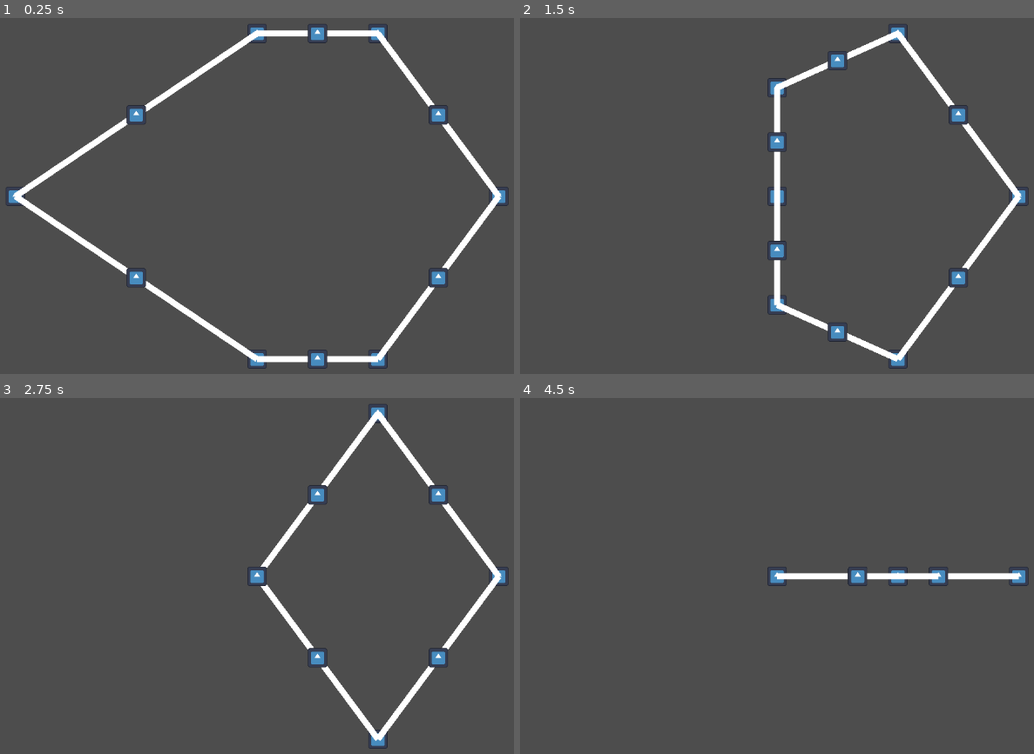
Above: before the commit, frames 1-4 (two rows, left to right).
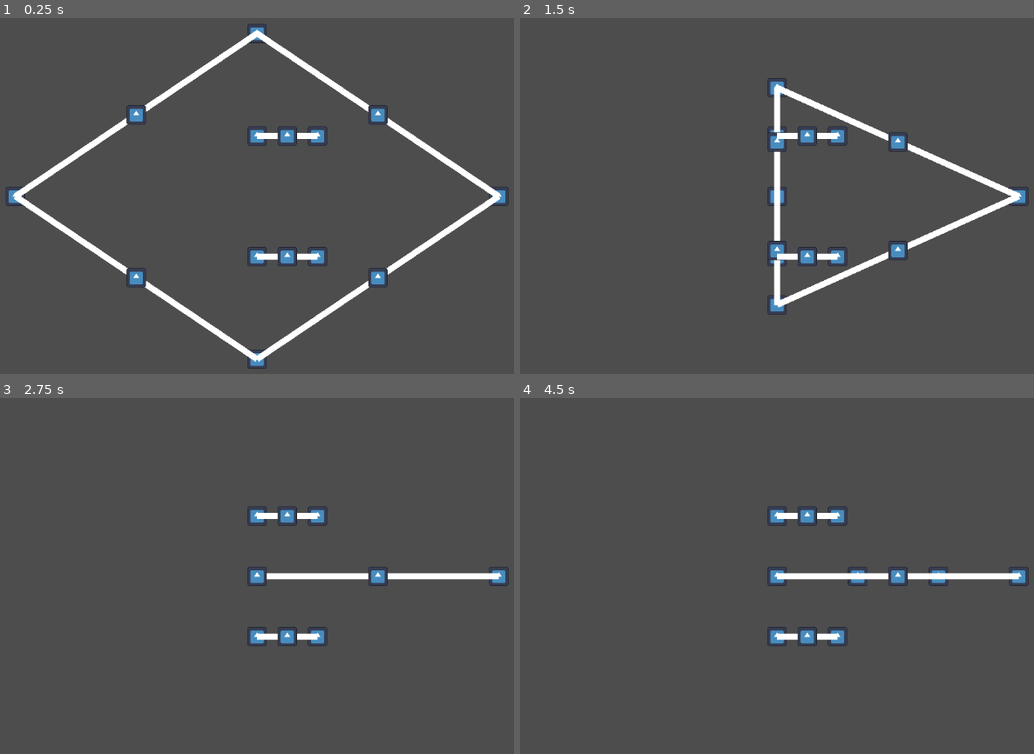
Above: after the commit, the same moments.

Repository: blondeman/vermin-voyage
Game: Godot game, scene res://scenes/main.tscn
The game is run twice, just before and just after one commit, with the same random seed, the same clock (stepped at 60 frames per second) and the same inputs. The engine's default icon, where the game draws it, is replaced by a stand-in: a white triangle on a blue panel in a dark square.
Inputs (mouse positions are in pixels of both pictures, inside the frame that each line leads up to):
- Up to frame 1 (0.25 s): no input
- Up to frame 2 (1.5 s): tap Enter at 0.5 s; drag from (535, 196) to (777, 32) at 0.52 s; tap Space at 1.25 s; drag from (777, 32) to (777, 196) at 1.27 s
- Up to frame 3 (2.75 s): tap Enter at 2 s; press the mouse at (257, 576) at 2.03 s
- Up to frame 4 (4.5 s): release the mouse at (777, 576) at 2.75 s; tap Space at 2.75, 4.25 s; drag from (900, 412) to (777, 576) at 2.77 s; tap Enter at 3.5 s; drag from (777, 576) to (1018, 576) at 3.52 s; drag from (1018, 576) to (777, 576) at 4.27 s

The runs differ from the first frame. In frame 1, 5.7% of the frame differs, in the area x 48-98%, y 1-99%; in frame 2, 5.4%; in frame 3, 4.9%; in frame 4, 1.1%.

Commit message:
save and load ship

Diff:
--- /dev/null
+++ b/Vermin-Voyage/ShipLoader.gd
@@ -0,0 +1,32 @@
+class_name ShipLoader
+
+var filePath: String = "user://ship_1.dat"
+
+func saveShip(ship: Ship):
+	var nodes = []
+	var lines = []
+
+	for node in ship.nodes:
+		nodes.append([node.position.x, node.position.y])
+	for line in ship.lines:
+		if line.isMain:
+			lines.append(ship.getLineNodeIndices(line))
+
+	var json = {
+		"nodes":nodes,
+		"lines":lines
+	}
+	var file = FileAccess.open(filePath, FileAccess.WRITE)
+	file.store_string(JSON.stringify(json))
+
+
+func loadShip(ship: Ship):
+	ship.clear()
+	var file = FileAccess.open(filePath, FileAccess.READ)
+	var json = JSON.parse_string(file.get_as_text())
+
+	var nodes = []
+	for node in json.nodes:
+		nodes.append(Vector2(node[0], node[1]))
+	var lines = json.lines
+	ship.build(nodes, lines)
--- /dev/null
+++ b/Vermin-Voyage/ShipValidator.gd
@@ -0,0 +1,13 @@
+class_name ShipValidator
+
+var minAngle: float = 10
+var minDistance: float = 20
+
+func isValid(ship: Ship) -> bool:
+	for lineA in ship.lines:
+		for lineB in ship.lines:
+			if not lineA.isValid(lineB, minAngle):
+				return false
+	#check for node distance
+	#check for node and line connectivity
+	return true
--- a/Vermin-Voyage/project.godot
+++ b/Vermin-Voyage/project.godot
@@ -31,3 +31,13 @@
 "events": [Object(InputEventMouseButton,"resource_local_to_scene":false,"resource_name":"","device":-1,"window_id":0,"a …(236 unchanged characters)…
 ]
 }
+ship_save={
+"deadzone": 0.5,
+"events": [Object(InputEventKey,"resource_local_to_scene":false,"resource_name":"","device":-1,"window_id":0,"alt_pressed":false,"shift_pressed":false,"ctrl_pressed":false,"meta_pressed":false,"pressed":false,"keycode":0,"physical_keycode":81,"key_label":0,"unicode":113,"echo":false,"script":null)
+]
+}
+ship_load={
+"deadzone": 0.5,
+"events": [Object(InputEventKey,"resource_local_to_scene":false,"resource_name":"","device":-1,"window_id":0,"alt_pressed":false,"shift_pressed":false,"ctrl_pressed":false,"meta_pressed":false,"pressed":false,"keycode":0,"physical_keycode":87,"key_label":0,"unicode":119,"echo":false,"script":null)
+]
+}
--- a/Vermin-Voyage/scripts/Ship.gd
+++ b/Vermin-Voyage/scripts/Ship.gd
@@ -4,14 +4,8 @@
 var shipNodeScene = preload("res://scenes/ShipNode.tscn")
 var shipLineScene = preload("res://scenes/ShipLine.tscn")
 
-var nodePositions: Array = [Vector2(50,300), Vector2(450,30), Vector2(650,30), Vector2(850,300)]
-var nodeLines: Array = [[0,1], [1,2], [2,3]]
-
 var nodes: Array = []
 var lines: Array = []
-
-func _ready():
-	build(nodePositions, nodeLines)
 
 func build(nodePositions: Array, nodeLines: Array):
 	for i in range(nodePositions.size()):
@@ -19,6 +13,7 @@
 		add_child(node)
 		nodes.append(node)
 
+		node.isMain = true
 		node.position = nodePositions[i]
 
 		if i != 0 and i != nodePositions.size() - 1:
@@ -34,6 +29,7 @@
 		add_child(line)
 		lines.append(line)
 
+		line.isMain = true
 		line.nodeA = nodes[nodeLines[i][0]]
 		line.nodeB = nodes[nodeLines[i][1]]
 		line.setLine()
@@ -66,12 +62,8 @@
 			return line
 	return null
 
-func isValidShip(minAngle: float) -> bool:
-	for lineA in lines:
-		for lineB in lines:
-			if not lineA.isValid(lineB, minAngle):
-				return false
-	return true
+func getLineNodeIndices(line: ShipLine) -> Array:
+	return [nodes.find(line.nodeA), nodes.find(line.nodeB)]
 
 func removeNode(node: ShipNode):
 	nodes.erase(node)
@@ -80,3 +72,13 @@
 func removeLine(line: ShipLine):
 	lines.erase(line)
 	line.queue_free()
+
+func clear():
+	for line in lines:
+		line.queue_free()
+	lines.clear()
+	for node in nodes:
+		if node.opposite != null:
+			node.opposite.queue_free()
+		node.queue_free()
+	nodes.clear()
--- a/Vermin-Voyage/scripts/ShipBuilder.gd
+++ b/Vermin-Voyage/scripts/ShipBuilder.gd
@@ -3,18 +3,29 @@
 
 @export var ship: Ship = null
 @export var symmetryLine: float = 300
-@export var minAngle: float = 10
+
+var defaultNodePositions: Array = [Vector2(50,300), Vector2(450,30), Vector2(450,200), Vector2(550,200), Vector2(850,300)]
+var defaultNodeLines: Array = [[0,1], [1,4], [2,3]]
 
 var shipBuilderDrag: ShipBuilderDrag = ShipBuilderDrag.new()
 var shipBuilderControl: ShipBuilderControl = ShipBuilderControl.new()
+var shipLoader: ShipLoader = ShipLoader.new()
+var shipValidator: ShipValidator = ShipValidator.new()
 
 func _ready():
-	shipBuilderDrag.init(ship, symmetryLine, minAngle)
+	shipBuilderDrag.init(ship, symmetryLine)
 	shipBuilderControl.init(ship)
+
+	ship.build(defaultNodePositions, defaultNodeLines)
 
 func _input(event):
 	if event.is_action_released("ship_drag") && shipBuilderDrag.selectedNode != null:
 		shipBuilderDrag.releaseNode()
+		print("is valid: " +str(shipValidator.isValid(ship)))
+	if event.is_action_released("ship_save"):
+		shipLoader.saveShip(ship)
+	if event.is_action_released("ship_load"):
+		shipLoader.loadShip(ship)
 
 func _process(delta):
 	shipBuilderDrag.process_drag(get_global_mouse_position())
@@ -26,4 +37,5 @@
 	shipBuilderControl.deleteNode(node)
 
 func addNode(line: ShipLine):
-	dragNode(shipBuilderControl.addNode(line))
+	if shipBuilderDrag.selectedNode == null:
+		dragNode(shipBuilderControl.addNode(line))
--- a/Vermin-Voyage/scripts/ShipBuilderControl.gd
+++ b/Vermin-Voyage/scripts/ShipBuilderControl.gd
@@ -39,10 +39,12 @@
 	var oppositeNode = ship.shipNodeScene.instantiate()
 	ship.add_child(node)
 	ship.add_child(oppositeNode)
-	ship.nodes.append(node)
+	ship.nodes.insert(ship.nodes.size()-2, node)
 
+	node.isMain = line.isMain
 	node.position = line.getMidpoint()
 	node.opposite = oppositeNode
+	oppositeNode.isMain = !line.isMain
 	oppositeNode.position = node.oppositePosition()
 	oppositeNode.opposite = node
 
@@ -54,6 +56,7 @@
 	var newLine = ship.shipLineScene.instantiate()
 	ship.add_child(newLine)
 	ship.lines.append(newLine)
+	newLine.isMain = line.isMain
 	newLine.nodeA = node
 	newLine.nodeB = tempNode
 	newLine.setLine()
@@ -66,6 +69,7 @@
 	var oppositeNewLine = ship.shipLineScene.instantiate()
 	ship.add_child(oppositeNewLine)
 	ship.lines.append(oppositeNewLine)
+	oppositeNewLine.isMain = !line.isMain
 	oppositeNewLine.nodeA = node.getOpposite()
 	oppositeNewLine.nodeB = oppositeTempNode
 	oppositeNewLine.setLine()
--- a/Vermin-Voyage/scripts/ShipBuilderDrag.gd
+++ b/Vermin-Voyage/scripts/ShipBuilderDrag.gd
@@ -2,20 +2,17 @@
 
 var ship: Ship
 var symmetryLine: float
-var minAngle: float
 var selectedNode: ShipNode = null
 
-func init(ship: Ship, symmetryLine: float, minAngle: float):
+func init(ship: Ship, symmetryLine: float):
 	self.ship = ship
 	self.symmetryLine = symmetryLine
-	self.minAngle = minAngle
 
 func dragNode(node: ShipNode):
 	selectedNode = node
 
 func releaseNode():
 	selectedNode = null
-	print("is valid: " +str(ship.isValidShip(minAngle)))
 
 func process_drag(mousePosition: Vector2):
 	if selectedNode != null:
@@ -26,4 +23,8 @@
 func getValidNodePosition(mousePosition: Vector2) -> Vector2:
 	if selectedNode.opposite == null:
 		mousePosition.y = symmetryLine
+	elif selectedNode.isMain and mousePosition.y > symmetryLine:
+		mousePosition.y = symmetryLine
+	elif not selectedNode.isMain and mousePosition.y < symmetryLine:
+		mousePosition.y = symmetryLine
 	return mousePosition
--- a/Vermin-Voyage/scripts/ShipLine.gd
+++ b/Vermin-Voyage/scripts/ShipLine.gd
@@ -1,6 +1,7 @@
 extends Line2D
 class_name ShipLine
 
+var isMain: bool = false
 var nodeA: ShipNode = null
 var nodeB: ShipNode = null
 @onready var addHandle: Node2D
--- a/Vermin-Voyage/scripts/ShipNode.gd
+++ b/Vermin-Voyage/scripts/ShipNode.gd
@@ -2,6 +2,7 @@
 class_name ShipNode
 
 #null opposite means it's a center node
+var isMain: bool = false
 var opposite: ShipNode = null
 @onready var shipBuilder: ShipBuilder
 
